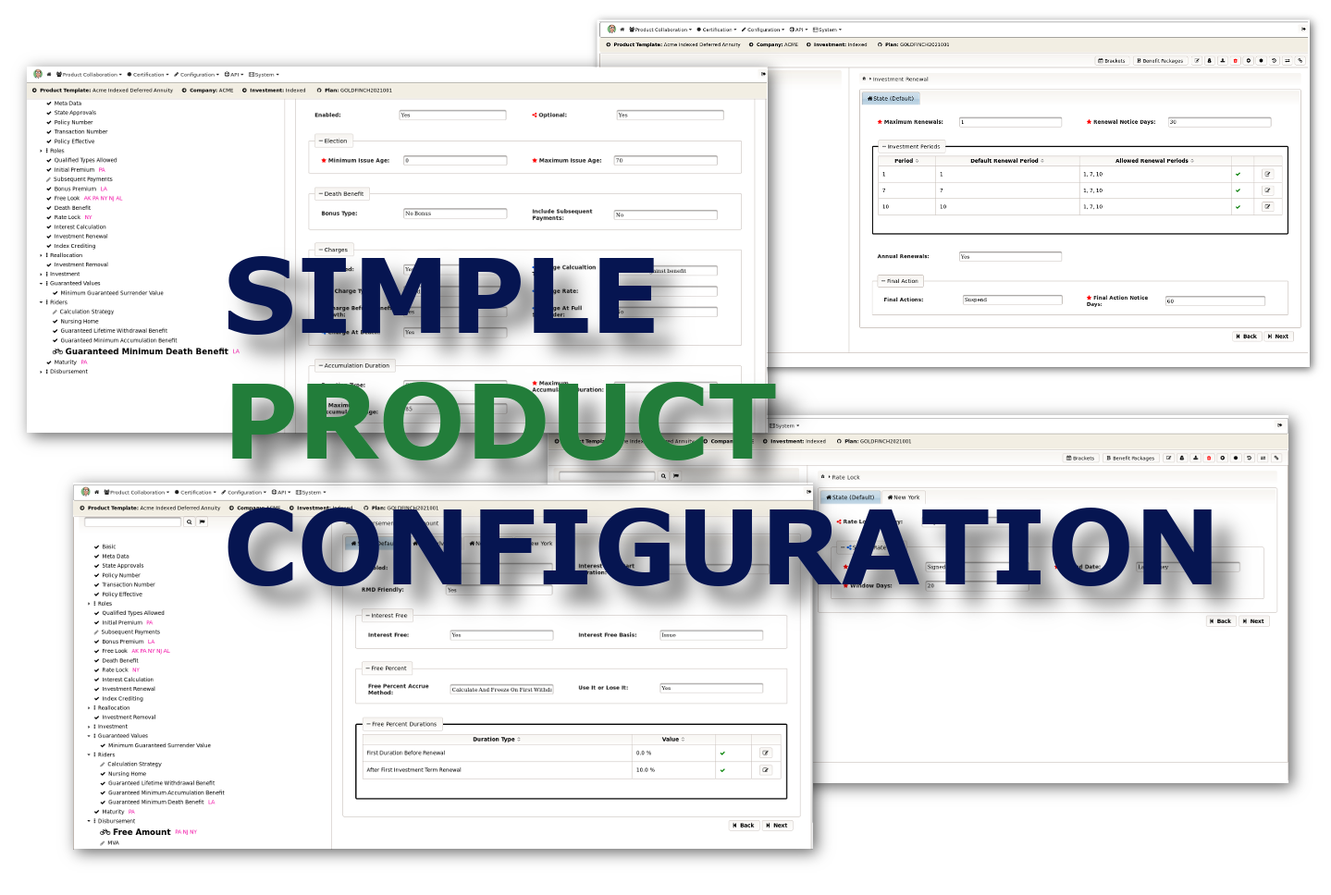
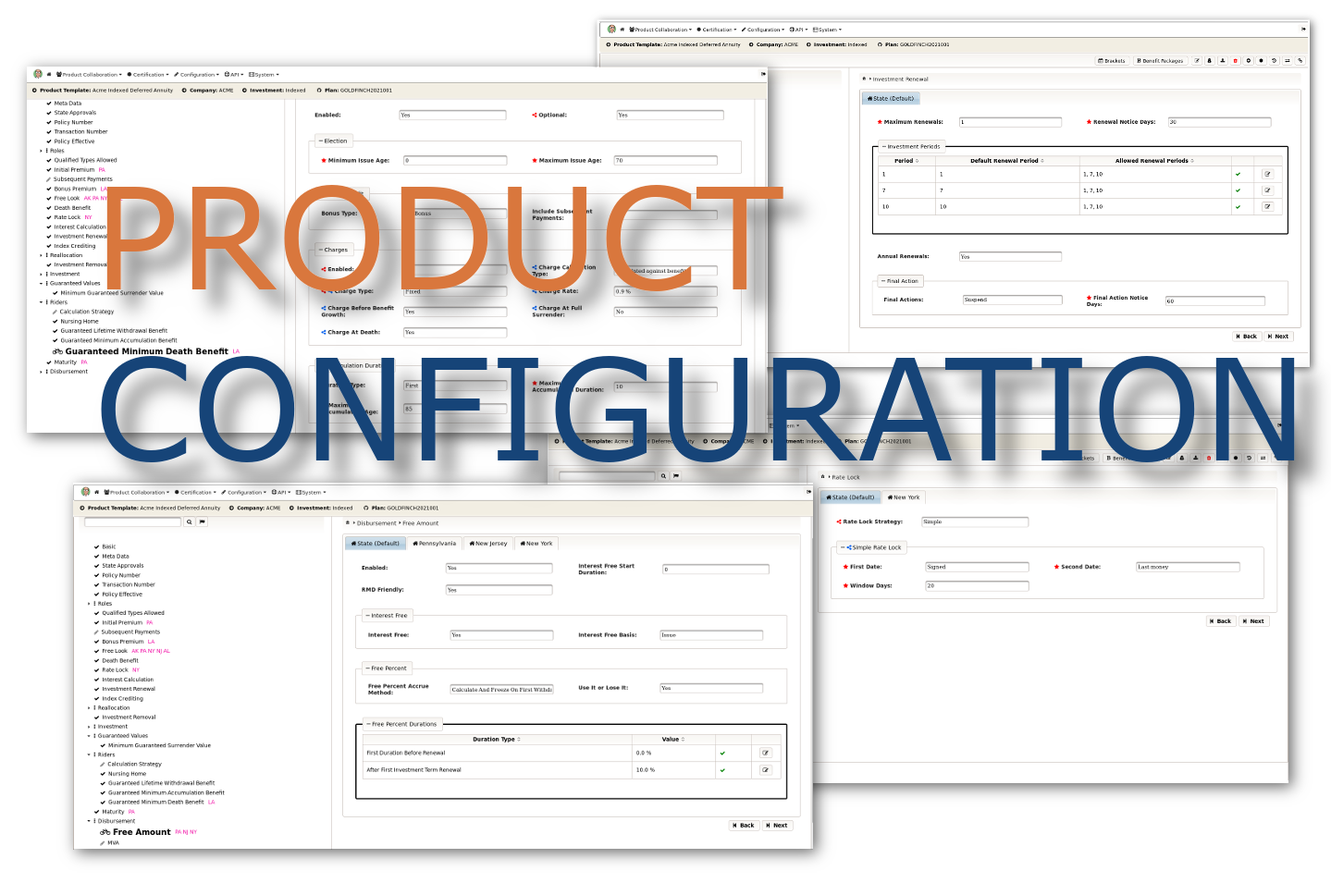
Comparing the layer stacks of the two 1331 x 895 images. Changes:
added layer "Pasted Layer" above "TXT" over (100, 184, 1331, 508)
hid "TXT" over (222, 246, 1261, 625)
